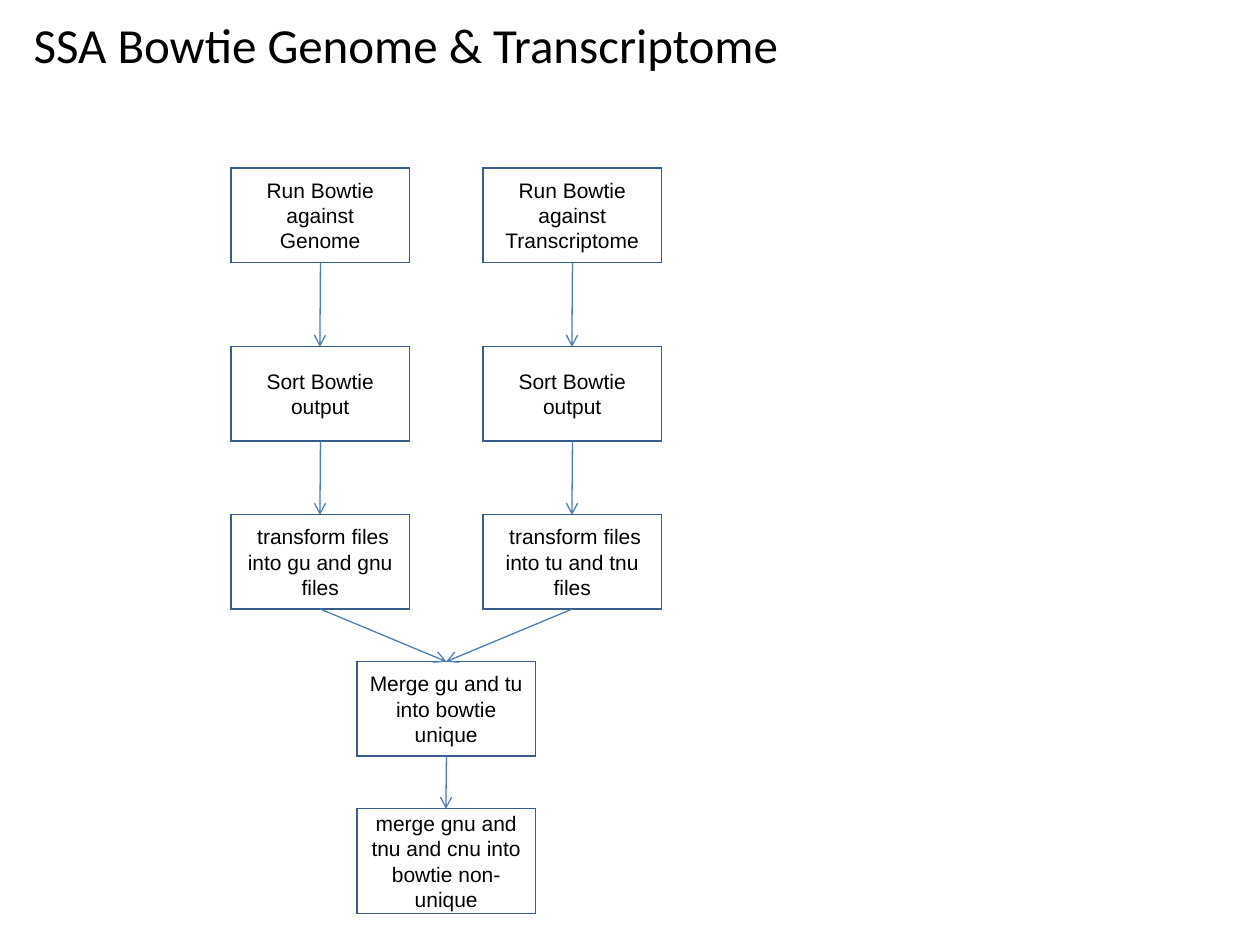
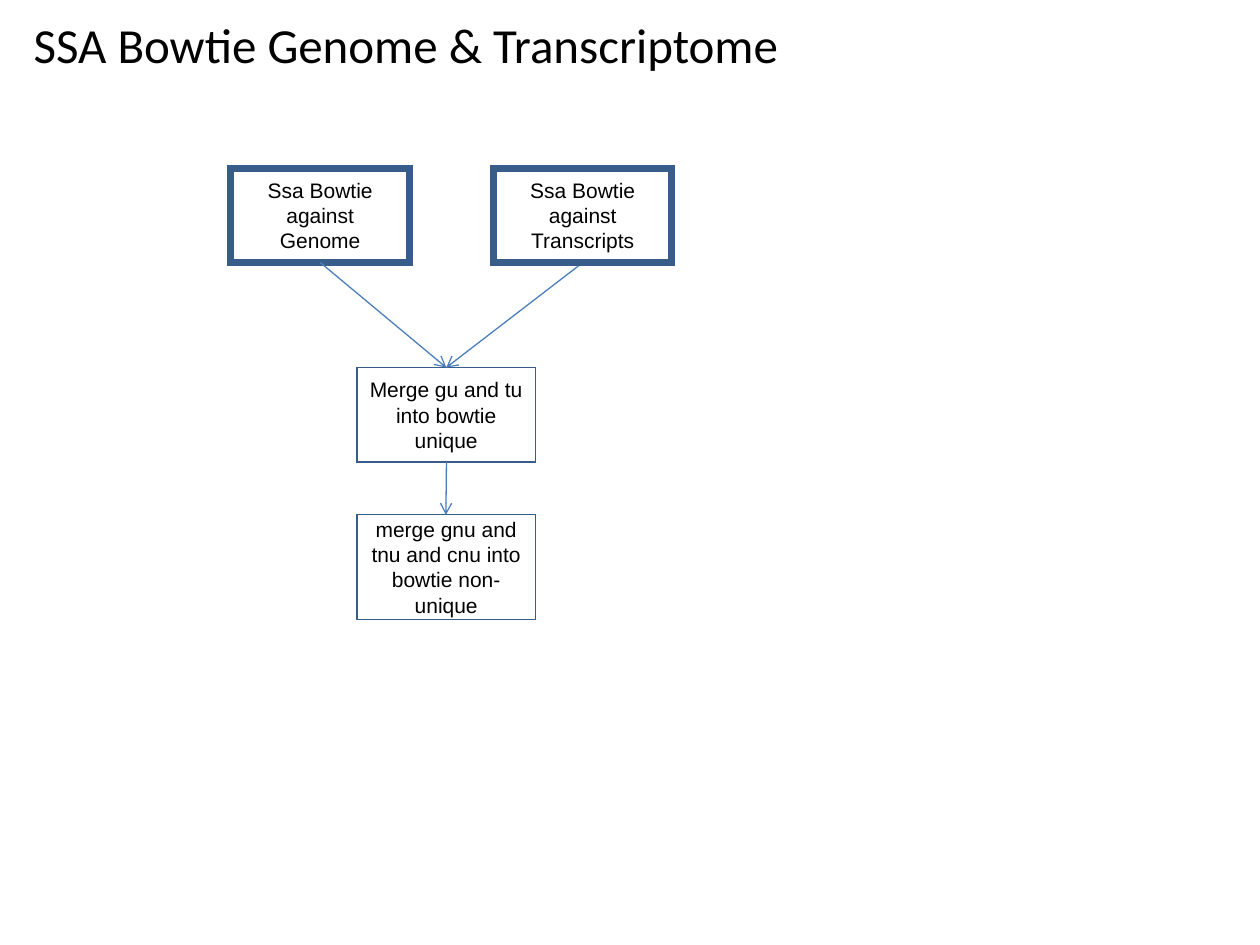
Before and after one commit to VEuPathDB/ApiCommonWorkflow, a slide deck: slide 52 of Main/doc/IntegratedWorkflow.ppt. Drawn at 1260x945 pixels with LibreOffice and Linux fonts; fonts in the diff are those of the drawing. Boxes give left, top, right and bottom in pixels: in the first picture for what was removed or moved away, otherwise in the second. Text is boxed around its words. In the diff, an @@ line names an element or a change of style, - is before the commit and + after.

```diff
--- a/Main/doc/IntegratedWorkflow.ppt
+++ b/Main/doc/IntegratedWorkflow.ppt
@@ rectangle "Ssa Bowtie against Genome" at (x1=231, y1=168, x2=410, y2=262): outline #385D8A 0.99 pt to #385D8A 4 pt @@
@@ rectangle "Ssa Bowtie against Transcripts" at (x1=494, y1=168, x2=673, y2=262): outline #385D8A 0.99 pt to #385D8A 4 pt @@
@@ rectangle "Ssa Bowtie against Transcripts" moved from (x1=483, y1=168, x2=662, y2=262) to (x1=494, y1=168, x2=673, y2=262) @@
@@ text in rectangle at (x1=268, y1=182, x2=373, y2=249): text changed @@
-Run Bowtie against Genome
+Ssa Bowtie against Genome
@@ text in rectangle at (x1=530, y1=182, x2=635, y2=253): text changed @@
-Run Bowtie against Transcriptome
+Ssa Bowtie against Transcripts
@@ arrow moved from (320, 262) - (320, 346) to (320, 262) - (446, 368) @@
@@ arrow moved from (572, 262) - (572, 346) to (583, 262) - (446, 368) @@
@@ rectangle removed at (x1=231, y1=346, x2=410, y2=441) @@
-Sort Bowtie output
@@ rectangle removed at (x1=483, y1=346, x2=662, y2=441) @@
-Sort Bowtie output
@@ rectangle "Merge gu and tu into ..." moved from (x1=357, y1=662, x2=536, y2=756) to (x1=357, y1=368, x2=536, y2=462) @@
@@ arrow removed from (572, 441) to (572, 515) @@
@@ arrow moved from (320, 441) - (320, 515) to (446, 462) - (446, 515) @@
@@ rectangle removed at (x1=231, y1=514, x2=410, y2=609) @@
-transform files into gu and gnu files
@@ rectangle "merge gnu and tnu and ..." moved from (x1=357, y1=809, x2=536, y2=914) to (x1=357, y1=514, x2=536, y2=619) @@
@@ rectangle removed at (x1=483, y1=514, x2=662, y2=609) @@
-transform files into tu and tnu files
@@ arrow removed from (320, 609) to (446, 662) @@
@@ arrow removed from (572, 609) to (446, 662) @@
@@ arrow removed from (446, 756) to (446, 809) @@
```
Also in this commit, not shown: 5 other slides changed.
